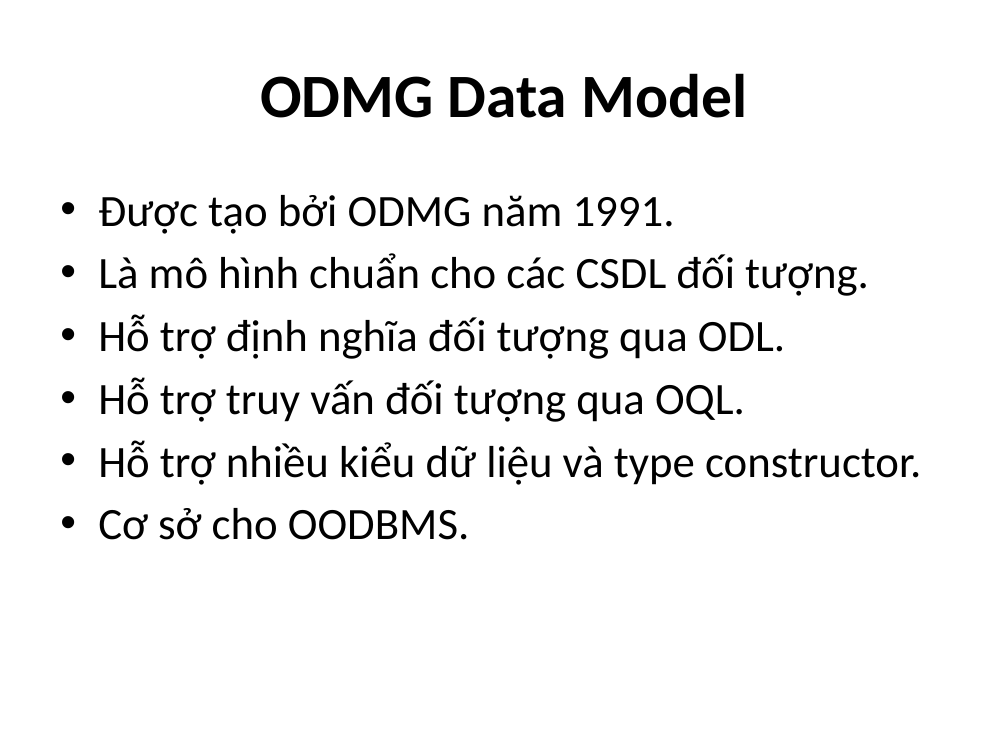
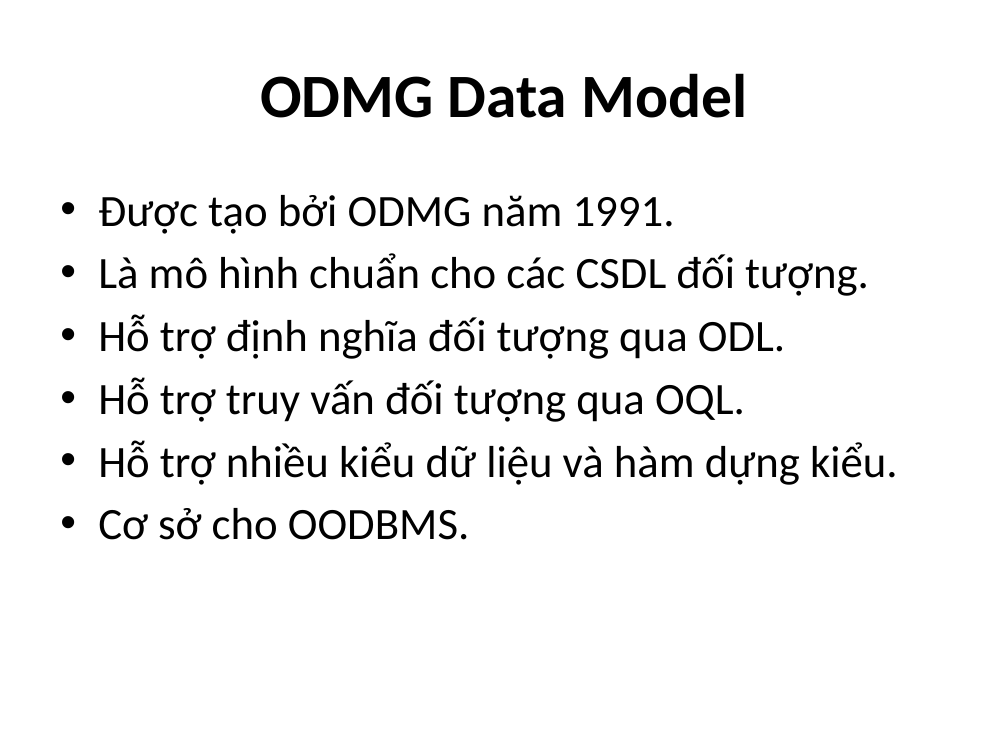
Before and after one commit to computerline1z/thaothaotientien, a slide deck: slide 3 of Thủy Tiên - 0912463/Seminar/Topic #8b - Section 8 & 9 v2.pptx. Drawn at 1008x756 pixels with LibreOffice and Linux fonts; fonts in the diff are those of the drawing. Boxes give left, top, right and bottom in pixels: in the first picture for what was removed or moved away, otherwise in the second. Text is boxed around its words. In the diff, an @@ line names an element or a change of style, - is before the commit and + after.

```diff
--- a/Thủy Tiên - 0912463/Seminar/Topic #8b - Section 8 & 9 v2.pptx
+++ b/Thủy Tiên - 0912463/Seminar/Topic #8b - Section 8 & 9 v2.pptx
@@ text at bbox=[98, 440, 898, 485]: text changed @@
-• Hỗ trợ nhiều kiểu dữ liệu và type constructor.
+• Hỗ trợ nhiều kiểu dữ liệu và hàm dựng kiểu.
```
Also in this commit, not shown: 4 other slides changed, 1 other file.
